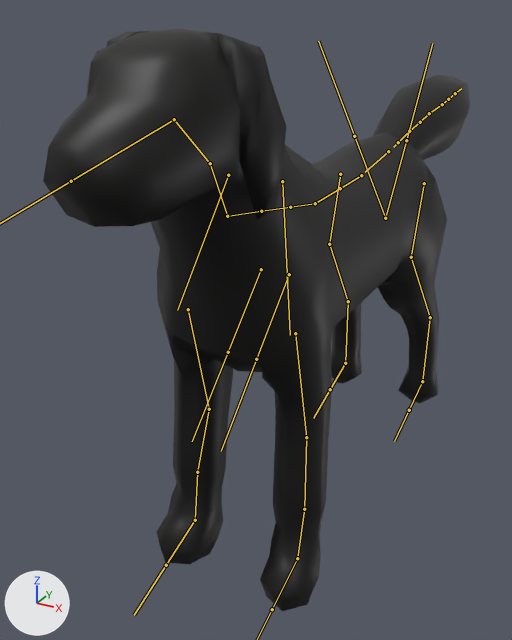
Before and after pictures for a commit that changed the FBX model Assets/Modelos/Perro/Perro_Animaciones.fbx.
Before and after are seen from a 50 mm camera at (1.95, -4.29, 3.5) aimed at (-0.49, 0.14, 1.29). The axes (+X, +Y, +Z) are drawn at lower left. The lights are the same throughout. The bones that bend it are drawn over the model as lines.

Objects in the first picture: 'Perro.001'.
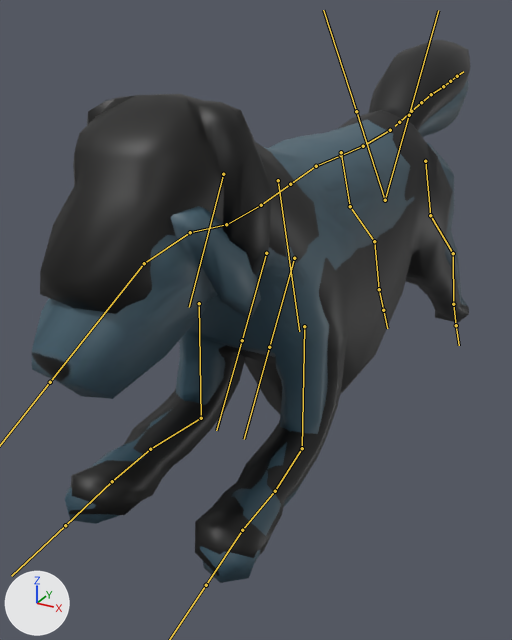
The newer file adds an action. The first version stands in its rest pose; the second is drawn at frame 10 of the action 'metarig|Correr_v2'.

What differs and where, as boxes (x1, y1, x2, y2) in the pictures (512 x 640 px):
'Perro.001', posed (8% shorter): before (43, 29, 470, 611); after (40, 40, 470, 576)
'Perro', posed (not visible before): after (32, 78, 469, 583)
bone 'spine.004', root to tip: before (398, 142) to (393, 147); after (399, 122) to (395, 126)
bone 'spine.005', root to tip: before (388, 151) to (365, 172); after (390, 130) to (366, 144)
bone 'spine.006', root to tip: before (361, 175) to (340, 188); after (363, 146) to (341, 155)
bone 'spine.007', root to tip: before (315, 203) to (290, 207); after (316, 166) to (290, 184)
bone 'spine.015', root to tip: before (261, 211) to (228, 216); after (261, 205) to (227, 224)
bone 'spine.009', root to tip: before (227, 216) to (210, 163); after (226, 224) to (190, 232)
bone 'spine.010', root to tip: before (210, 163) to (174, 119); after (190, 232) to (144, 263)
bone 'spine.011', root to tip: before (174, 119) to (71, 181); after (144, 263) to (50, 382)
bone 'front_thigh.L', root to tip: before (295, 333) to (306, 437); after (304, 326) to (302, 448)
bone 'front_shin.L', root to tip: before (306, 437) to (304, 509); after (302, 448) to (275, 491)
bone 'front_toe.L', root to tip: before (297, 558) to (272, 609); after (242, 530) to (206, 585)
bone 'front_thigh.R', root to tip: before (188, 309) to (209, 409); after (199, 303) to (201, 418)
bone 'front_shin.R', root to tip: before (209, 409) to (197, 472); after (201, 418) to (150, 449)
bone 'front_toe.R', root to tip: before (195, 520) to (166, 565); after (112, 481) to (65, 525)
bone 'thigh.L', root to tip: before (424, 183) to (411, 257); after (425, 161) to (430, 215)
bone 'shin.L', root to tip: before (411, 257) to (430, 317); after (430, 215) to (453, 253)
bone 'foot.L', root to tip: before (430, 317) to (422, 381); after (453, 253) to (453, 304)
bone 'toe.L', root to tip: before (422, 381) to (409, 410); after (453, 304) to (456, 325)
bone 'thigh.R', root to tip: before (340, 174) to (329, 244); after (341, 152) to (350, 206)
bone 'shin.R', root to tip: before (329, 244) to (348, 301); after (350, 206) to (374, 241)
bone 'foot.R', root to tip: before (348, 301) to (345, 363); after (374, 241) to (379, 289)
bone 'toe.R', root to tip: before (345, 363) to (330, 389); after (379, 289) to (383, 310)

What the commit changed:
Bone 'spine.004' (bone_spine_004) moves from (0.0, 0.0, 0.0) to (0.0, -0.02, -0.17).
Bone 'spine.005' (bone_spine_005) turns from (0, 0, 0) to (-5, 0, 0) degrees about its own x, y and z.
Bone 'spine.006' (bone_spine_006) turns from (0, 0, 0) to (3, 0, 0) degrees about its own x, y and z.
Bone 'spine.007' (bone_spine_007) turns from (0, 0, 0) to (17, 0, 0) degrees about its own x, y and z.
Bone 'spine.015' (bone_spine_015) turns from (0, 0, 0) to (-4, 0, 0) degrees about its own x, y and z.
Bone 'spine.009' (bone_spine_009) turns from (0, 0, 0) to (42, 0, 0) degrees about its own x, y and z.
Bone 'spine.010' (bone_spine_010) turns from (0, 0, 0) to (-7, 0, 0) degrees about its own x, y and z.
Bone 'spine.011' (bone_spine_011) turns from (0, 0, 0) to (-34, 0, 0) degrees about its own x, y and z.
Bone 'front_thigh.L' (bone_front_thigh_l) turns from (0, 0, 0) to (-27, 0, -1) degrees about its own x, y and z.
Bone 'front_shin.L' (bone_front_shin_l) turns from (0, 0, 0) to (-65, -6, 5) degrees about its own x, y and z.
Bone 'front_toe.L' (bone_front_toe_l) turns from (0, 0, 0) to (-68, -1, 3) degrees about its own x, y and z.
Bone 'front_thigh.R' (bone_front_thigh_r) turns from (0, 0, 0) to (-27, 0, 1) degrees about its own x, y and z.
Bone 'front_shin.R' (bone_front_shin_r) turns from (0, 0, 0) to (-65, 6, -5) degrees about its own x, y and z.
Bone 'front_toe.R' (bone_front_toe_r) turns from (0, 0, 0) to (-68, 0, -3) degrees about its own x, y and z.
Bone 'thigh.L' (bone_thigh_l) turns from (0, 0, 0) to (52, 0, 0) degrees about its own x, y and z.
Bone 'shin.L' (bone_shin_l) turns from (0, 0, 0) to (-32, -1, 1) degrees about its own x, y and z.
Bone 'foot.L' (bone_foot_l) turns from (0, 0, 0) to (7, 1, -1) degrees about its own x, y and z.
Bone 'toe.L' (bone_toe_l) turns from (0, 0, 0) to (-85, 0, 0) degrees about its own x, y and z.
Bone 'thigh.R' (bone_thigh_r) turns from (0, 0, 0) to (50, 0, 1) degrees about its own x, y and z.
Bone 'shin.R' (bone_shin_r) turns from (0, 0, 0) to (-29, 1, -1) degrees about its own x, y and z.
Bone 'foot.R' (bone_foot_r) turns from (0, 0, 0) to (7, -1, 1) degrees about its own x, y and z.
Bone 'toe.R' (bone_toe_r) turns from (0, 0, 0) to (-85, 0, 0) degrees about its own x, y and z.
